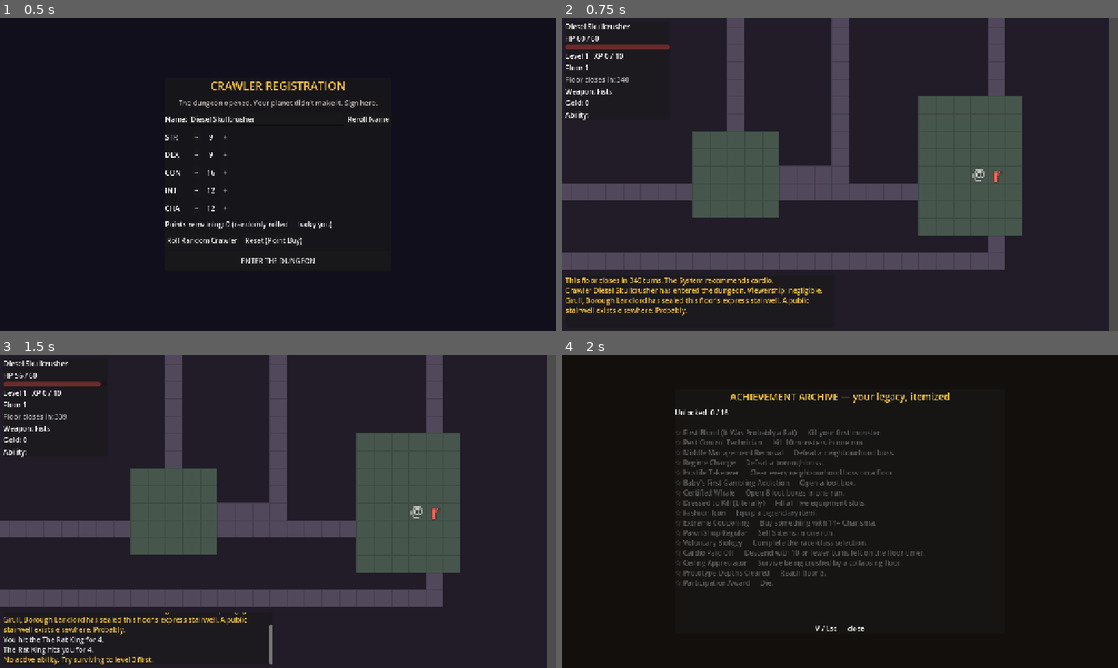
Above: before the commit, frames 1-4 (two rows, left to right).
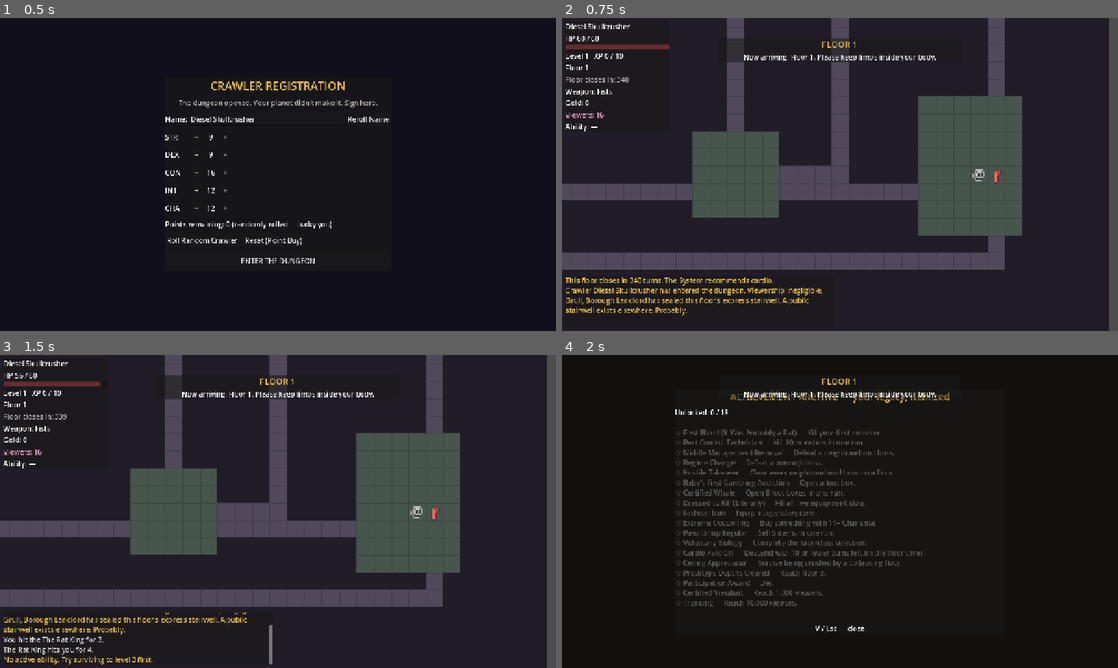
Above: after the commit, the same moments.

Repository: SamuelArchibald3/DungeonCrawler
Game: Godot game, scene res://scenes/main/main.tscn
The game is run twice, just before and just after one commit, with the same random seed, the same clock (stepped at 60 frames per second) and the same inputs.
Inputs (mouse positions are in pixels of both pictures, inside the frame that each line leads up to):
- Up to frame 1 (0.5 s): no input
- Up to frame 2 (0.75 s): click "ENTER THE DUNGEON" at 0.5 s
- Up to frame 3 (1.5 s): tap Enter at 1.25 s; move the mouse to (400, 495) at 1.27 s; hold D (move_right) from 1.28 s (still down); hold Q (ability) from 1.28 s (still down); click (400, 495) at 1.42 s
- Up to frame 4 (2 s): keep holding D (move_right); keep holding Q (ability); tap V (achievements) at 1.55 s

Frame 1 is identical in both runs. In frame 2, 0.9% of the frame differs, in the area x 0-68%, y 6-37%; in frame 3, 0.9%; in frame 4, 1.0%, in the area x 20-70%, y 7-81%.

Commit message:
Add the System AI announcer and viewer fame with fan boxes
The dungeon is a show now. A SystemAnnouncer autoload converts gameplay
events (level-ups, floor arrivals, deaths, boss kills, achievements,
crush survival) into snarky pop-up notification boxes rendered by a new
queued, non-blocking NotificationBox at top-center.

A Fame autoload tracks viewership: kills, bosses, descents, box opens,
and achievements all grow your audience, multiplied by CHA (which no
longer biases loot rarity - charm is for the cameras now). Crossing
viewer milestones (100 to 50,000) delivers tiered fan boxes with gear
and gold straight to your inventory. The HUD shows your live viewer
count and the death screen reports final viewership. Two new persistent
achievements: Certified Viewbait (1k viewers) and Trending (10k).

Co-Authored-By: Claude Fable 5 <noreply@anthropic.com>

Diff:
--- a/autoload/achievements.gd
+++ b/autoload/achievements.gd
@@ -21,6 +21,8 @@
 	&"ceiling_fan": ["Ceiling Appreciator", "Survive being crushed by a collapsing floor."],
 	&"deep_dive": ["Prototype Depths Cleared", "Reach floor 5."],
 	&"participation": ["Participation Award", "Die."],
+	&"viewbait": ["Certified Viewbait", "Reach 1,000 viewers."],
+	&"trending": ["Trending", "Reach 10,000 viewers."],
 }
 
 var unlocked := {}  # id -> true, persistent
@@ -60,6 +62,7 @@
 	run_unlocks += 1
 	_save()
 	Events.msg("ACHIEVEMENT UNLOCKED: %s — %s" % [DEFS[id][0], DEFS[id][1]], &"system")
+	Events.achievement_unlocked.emit(id, DEFS[id][0], DEFS[id][1])
 
 
 func _on_run_started() -> void:
--- a/autoload/events.gd
+++ b/autoload/events.gd
@@ -20,6 +20,11 @@
 signal descended(turns_remaining: int)
 signal crush_survived
 signal race_class_completed
+signal achievement_unlocked(id: StringName, title: String, description: String)
+
+## The System's voice: pop-up notification boxes (see NotificationBox)
+signal announce(title: String, body: String)
+signal viewers_changed(count: int)
 
 ## Message categories double as log colors: &"combat", &"loot", &"system", &"info"
 
--- /dev/null
+++ b/autoload/fame.gd
@@ -0,0 +1,75 @@
+extends Node
+## Viewership. The dungeon is a show; you are content. Kills, bosses, and
+## descents grow your audience (CHA multiplies gains — this replaces CHA's
+## old loot-rarity bias). Milestone audiences mail you fan boxes.
+
+const MILESTONES := [100, 500, 1000, 5000, 10000, 50000]
+const MILESTONE_TIERS := [0, 1, 2, 2, 3, 3]
+
+var viewers := 0
+var next_milestone := 0
+
+
+func _ready() -> void:
+	Events.run_started.connect(_on_run_started)
+	Events.enemy_killed.connect(_on_enemy_killed)
+	Events.borough_boss_killed.connect(func() -> void: gain(250))
+	Events.box_opened.connect(func(tier: int) -> void: gain(2 + tier * 3))
+	Events.descended.connect(func(_turns: int) -> void: gain(100))
+	Events.race_class_completed.connect(func() -> void: gain(150))
+	Events.crush_survived.connect(func() -> void: gain(60))
+	Events.level_up.connect(func(_level: int) -> void: gain(25))
+	Events.achievement_unlocked.connect(func(_id: StringName, _t: String, _d: String) -> void: gain(50))
+
+
+func _on_run_started() -> void:
+	viewers = 3 + randi() % 15  # your mom is watching. maybe.
+	next_milestone = 0
+	Events.viewers_changed.emit(viewers)
+
+
+## Every point of CHA over 8 adds 5% to viewer gains.
+func multiplier() -> float:
+	if GameState.character == null:
+		return 1.0
+	return 1.0 + maxi(GameState.character.get_stat(&"CHA") - 8, 0) * 0.05
+
+
+func gain(base: int) -> int:
+	var amount := int(round(base * multiplier()))
+	viewers += amount
+	Events.viewers_changed.emit(viewers)
+	_check_milestones()
+	if viewers >= 1000:
+		Achievements.unlock(&"viewbait")
+	if viewers >= 10000:
+		Achievements.unlock(&"trending")
+	return amount
+
+
+func _on_enemy_killed(_def_id: StringName, is_boss: bool) -> void:
+	gain(150 if is_boss else 3 + randi() % 4)
+
+
+func _check_milestones() -> void:
+	while next_milestone < MILESTONES.size() and viewers >= MILESTONES[next_milestone]:
+		var tier: int = MILESTONE_TIERS[next_milestone]
+		Events.announce.emit("VIEWER MILESTONE",
+			"%d viewers! A fan box has been delivered. Try to look grateful." % MILESTONES[next_milestone])
+		_deliver_fan_box(tier)
+		next_milestone += 1
+
+
+func _deliver_fan_box(tier: int) -> void:
+	var c: CharacterData = GameState.character
+	if c == null:
+		return
+	Events.msg("[color=%s]FAN BOX (%s)[/color] delivered. It smells like devotion." % [
+		LootGenerator.TIER_COLORS[tier], LootGenerator.TIER_NAMES[tier]], &"loot")
+	for item: ItemData in LootGenerator.open_box(tier, GameState.floor_number):
+		c.inventory.append(item)
+		Events.msg("  Fan mail: %s acquired." % item.colored_name(), &"loot")
+	var gold := (tier + 1) * 15
+	c.gold += gold
+	Events.msg("  Fans also sent %d gold. And several unsettling letters." % gold, &"loot")
+	Events.hud_refresh.emit()
--- a/autoload/loot_generator.gd
+++ b/autoload/loot_generator.gd
@@ -35,10 +35,10 @@
 	return null
 
 
-## Box tiers raise the rarity distribution; deeper floors and CHA help too.
+## Box tiers raise the rarity distribution; deeper floors help too.
+## (CHA no longer biases loot — it multiplies viewer gains instead; see Fame.)
 func roll_rarity(tier: int, floor_num: int) -> int:
-	var cha: int = GameState.character.get_stat(&"CHA") if GameState.character != null else 8
-	var roll := GameState.rng.randf() + tier * 0.18 + (floor_num - 1) * 0.03 + (cha - 8) * 0.01
+	var roll := GameState.rng.randf() + tier * 0.18 + (floor_num - 1) * 0.03
 	if roll >= 1.05:
 		return ItemData.Rarity.LEGENDARY
 	elif roll >= 0.92:
--- /dev/null
+++ b/autoload/system_announcer.gd
@@ -0,0 +1,45 @@
+extends Node
+## The System AI's voice: converts gameplay events into pop-up notification
+## boxes (rendered by NotificationBox). It is contractually snarky.
+
+const LEVEL_UP_LINES := [
+	"You are now level %d. The audience applauds. Some of it ironically.",
+	"Level %d achieved. Your parents would be proud. They can't see you.",
+	"Level %d! Statistically, you should already be dead.",
+	"Level %d. The System has updated your actuarial tables.",
+]
+
+const FLOOR_LINES := [
+	"Welcome to Floor %d. Amenities: monsters. Checkout: mandatory.",
+	"Floor %d. The management accepts no liability for anything, ever.",
+	"Now arriving: Floor %d. Please keep limbs inside your body.",
+	"Floor %d. It gets worse from here. That's a promise, not a warning.",
+]
+
+
+func _ready() -> void:
+	Events.level_up.connect(_on_level_up)
+	Events.floor_changed.connect(_on_floor_changed)
+	Events.player_died.connect(_on_player_died)
+	Events.race_class_completed.connect(func() -> void:
+		Events.announce.emit("NEW YOU", "Race and class installed. Side effects include everything."))
+	Events.borough_boss_killed.connect(func() -> void:
+		Events.announce.emit("REGIME CHANGE", "A borough boss has been deleted. The stairwell is legally yours."))
+	Events.all_bosses_cleared.connect(func() -> void:
+		Events.announce.emit("HOSTILE TAKEOVER", "Every neighbourhood boss on this floor is dead. The System is updating the org chart."))
+	Events.crush_survived.connect(func() -> void:
+		Events.announce.emit("STILL ALIVE", "The ceiling is embarrassed. The viewers are delighted."))
+	Events.achievement_unlocked.connect(func(_id: StringName, title: String, description: String) -> void:
+		Events.announce.emit("ACHIEVEMENT UNLOCKED", "%s — %s" % [title, description]))
+
+
+func _on_level_up(level: int) -> void:
+	Events.announce.emit("LEVEL UP", LEVEL_UP_LINES[randi() % LEVEL_UP_LINES.size()] % level)
+
+
+func _on_floor_changed(floor_number: int) -> void:
+	Events.announce.emit("FLOOR %d" % floor_number, FLOOR_LINES[randi() % FLOOR_LINES.size()] % floor_number)
+
+
+func _on_player_died() -> void:
+	Events.announce.emit("CRAWLER TERMINATED", Flavor.eulogy())
--- a/project.godot
+++ b/project.godot
@@ -21,6 +21,8 @@
 LootGenerator="*res://autoload/loot_generator.gd"
 Achievements="*res://autoload/achievements.gd"
 Quests="*res://autoload/quests.gd"
+Fame="*res://autoload/fame.gd"
+SystemAnnouncer="*res://autoload/system_announcer.gd"
 
 [display]
 
--- a/scenes/main/game_over_screen.gd
+++ b/scenes/main/game_over_screen.gd
@@ -52,8 +52,8 @@
 func open() -> void:
 	var c: CharacterData = GameState.character
 	_eulogy.text = Flavor.eulogy()
-	var lines := "%s — Level %d\nFloor reached: %d    Kills: %d    Boxes opened: %d    Gold hoarded: %d" % [
-		c.char_name, c.level, GameState.floor_number, GameState.kills, GameState.boxes_opened, c.gold]
+	var lines := "%s — Level %d\nFloor reached: %d    Kills: %d    Boxes opened: %d    Gold hoarded: %d\nFinal viewership: %d" % [
+		c.char_name, c.level, GameState.floor_number, GameState.kills, GameState.boxes_opened, c.gold, Fame.viewers]
 	if GameState.best_item_name != "":
 		lines += "\nBest loot: %s (%s)" % [GameState.best_item_name, ItemData.RARITY_NAMES[GameState.best_item_rarity]]
 	if Achievements.run_unlocks > 0:
--- a/scenes/main/main.gd
+++ b/scenes/main/main.gd
@@ -12,6 +12,7 @@
 var guide_screen: GuideScreen
 var map_screen: MapScreen
 var achievements_screen: AchievementsScreen
+var notification_box: NotificationBox
 var race_class_screen: RaceClassScreen
 var game_over_screen: GameOverScreen
 var char_create_screen: CharCreateScreen
@@ -74,6 +75,10 @@
 	char_create_screen.confirmed.connect(start_run)
 	char_create_screen.visible = false
 	ui_layer.add_child(char_create_screen)
+
+	# Last child = drawn on top of everything, including modals
+	notification_box = NotificationBox.new()
+	ui_layer.add_child(notification_box)
 
 	Events.player_died.connect(_on_player_died)
 
--- a/scenes/ui/hud.gd
+++ b/scenes/ui/hud.gd
@@ -10,6 +10,7 @@
 var _timer_label: Label
 var _weapon_label: Label
 var _gold_label: Label
+var _viewers_label: Label
 var _ability_label: Label
 var _quest_label: Label
 
@@ -48,6 +49,10 @@
 	_gold_label = Label.new()
 	vbox.add_child(_gold_label)
 
+	_viewers_label = Label.new()
+	_viewers_label.add_theme_color_override("font_color", Color(0.9, 0.6, 0.75))
+	vbox.add_child(_viewers_label)
+
 	_ability_label = Label.new()
 	vbox.add_child(_ability_label)
 
@@ -58,6 +63,7 @@
 	Events.hud_refresh.connect(refresh)
 	Events.floor_changed.connect(func(_n: int) -> void: refresh())
 	Events.level_up.connect(func(_n: int) -> void: refresh())
+	Events.viewers_changed.connect(func(_n: int) -> void: refresh())
 	refresh()
 
 
@@ -88,6 +94,7 @@
 			_timer_label.add_theme_color_override("font_color", Color(0.7, 0.7, 0.7))
 	_weapon_label.text = "Weapon: %s" % (c.equipment[&"weapon"].display_name() if c.equipment[&"weapon"] != null else "Fists")
 	_gold_label.text = "Gold: %d" % c.gold
+	_viewers_label.text = "Viewers: %d" % Fame.viewers
 
 	var quest_line := Quests.status_line()
 	_quest_label.text = quest_line
--- /dev/null
+++ b/scenes/ui/notification_box.gd
@@ -0,0 +1,65 @@
+class_name NotificationBox
+extends Control
+## The System's pop-up notification box: top-center, queued, non-blocking.
+
+const SHOW_TIME := 3.2
+const BOX_WIDTH := 560.0
+
+var _queue: Array = []  # [[title, body], ...]
+var _timer := 0.0
+var _panel: PanelContainer
+var _title: Label
+var _body: Label
+
+
+func _ready() -> void:
+	mouse_filter = Control.MOUSE_FILTER_IGNORE
+	set_anchors_and_offsets_preset(Control.PRESET_FULL_RECT)
+
+	_panel = PanelContainer.new()
+	_panel.custom_minimum_size = Vector2(BOX_WIDTH, 0)
+	_panel.position = Vector2((1280.0 - BOX_WIDTH) / 2.0, 46)
+	_panel.visible = false
+	_panel.mouse_filter = Control.MOUSE_FILTER_IGNORE
+	add_child(_panel)
+
+	var vbox := VBoxContainer.new()
+	vbox.add_theme_constant_override("separation", 4)
+	_panel.add_child(vbox)
+
+	_title = Label.new()
+	_title.horizontal_alignment = HORIZONTAL_ALIGNMENT_CENTER
+	_title.add_theme_font_size_override("font_size", 20)
+	_title.add_theme_color_override("font_color", Color(0.94, 0.75, 0.25))
+	vbox.add_child(_title)
+
+	_body = Label.new()
+	_body.horizontal_alignment = HORIZONTAL_ALIGNMENT_CENTER
+	_body.autowrap_mode = TextServer.AUTOWRAP_WORD_SMART
+	vbox.add_child(_body)
+
+	Events.announce.connect(push_notification)
+
+
+func push_notification(title: String, body: String) -> void:
+	_queue.append([title, body])
+
+
+func queue_size() -> int:
+	return _queue.size() + (1 if _panel.visible else 0)
+
+
+func _process(delta: float) -> void:
+	if _panel.visible:
+		_timer -= delta
+		if _timer <= 0.0:
+			_panel.visible = false
+	elif not _queue.is_empty():
+		var next: Array = _queue.pop_front()
+		_title.text = next[0]
+		_body.text = next[1]
+		_panel.visible = true
+		_panel.modulate.a = 0.0
+		var tween := create_tween()
+		tween.tween_property(_panel, "modulate:a", 1.0, 0.2)
+		_timer = SHOW_TIME
--- a/tests/systest.gd
+++ b/tests/systest.gd
@@ -317,6 +317,35 @@
 	main.achievements_screen.close()
 	check(not main.achievements_screen.visible, "achievements screen closes")
 
+	# --- Fame: viewers, CHA multiplier, milestone fan boxes ---
+	check(Fame.viewers > 0, "run starts with a (pitiful) audience")
+	var viewers_before: int = Fame.viewers
+	Events.enemy_killed.emit(&"rat", false)
+	check(Fame.viewers > viewers_before, "kills attract viewers")
+	var cha_saved: int = c.base_stats[&"CHA"]
+	c.base_stats[&"CHA"] = 8
+	var mult_low: float = Fame.multiplier()
+	c.base_stats[&"CHA"] = 18
+	check(Fame.multiplier() > mult_low, "CHA multiplies viewer gains")
+	c.base_stats[&"CHA"] = cha_saved
+	Fame.viewers = 99
+	Fame.next_milestone = 0
+	var inv_before_fan: int = c.inventory.size()
+	var gold_before_fan: int = c.gold
+	Fame.gain(10)
+	check(Fame.next_milestone >= 1, "viewer milestone crossed at 100")
+	check(c.inventory.size() > inv_before_fan, "fan box delivers items")
+	check(c.gold > gold_before_fan, "fans send gold")
+
+	# --- Announcer: events become notification boxes ---
+	Events.announce.emit("TEST BOX", "Just testing. The System loves tests.")
+	await get_tree().process_frame
+	check(main.notification_box.queue_size() > 0, "notifications queue and display")
+	var viewers_before_level: int = Fame.viewers
+	Events.level_up.emit(99)
+	await get_tree().process_frame
+	check(Fame.viewers > viewers_before_level, "level-ups gain viewers")
+
 	# --- Saferooms: regen, crush immunity, enemies stay out ---
 	var safe_pos := Vector2i(-1, -1)
 	var lurk_pos := Vector2i(-1, -1)
Not shown, added: autoload/fame.gd.uid
Not shown, added: autoload/system_announcer.gd.uid
Not shown, added: scenes/ui/notification_box.gd.uid
Not shown, changed: todo.txt
